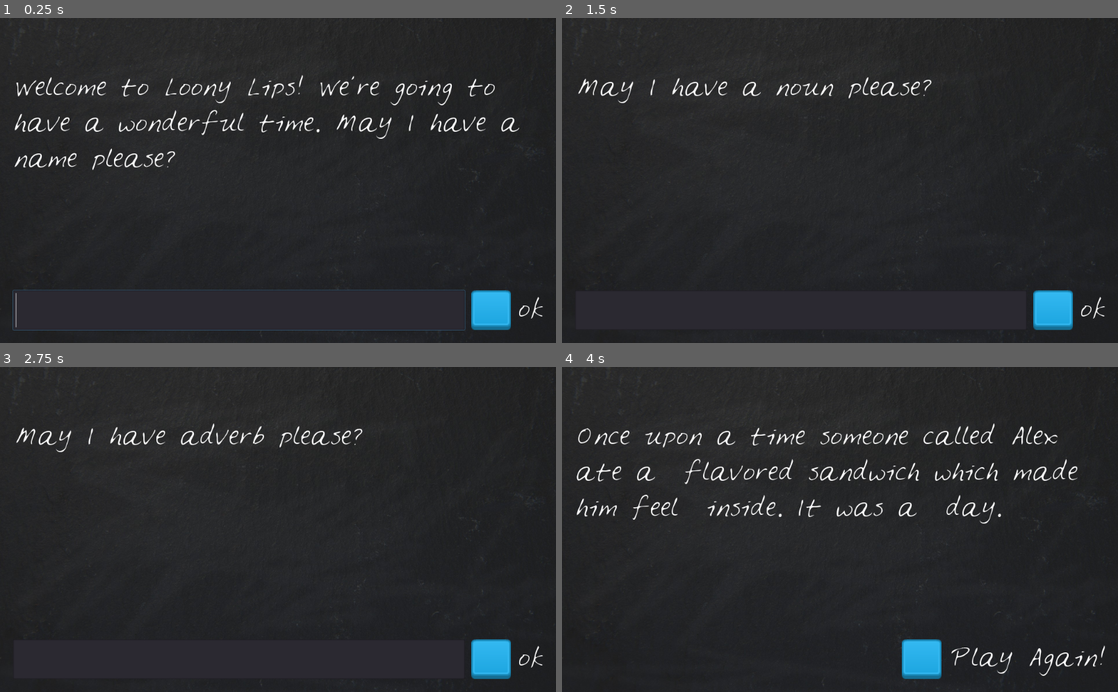
Above: before the commit, frames 1-4 (two rows, left to right).
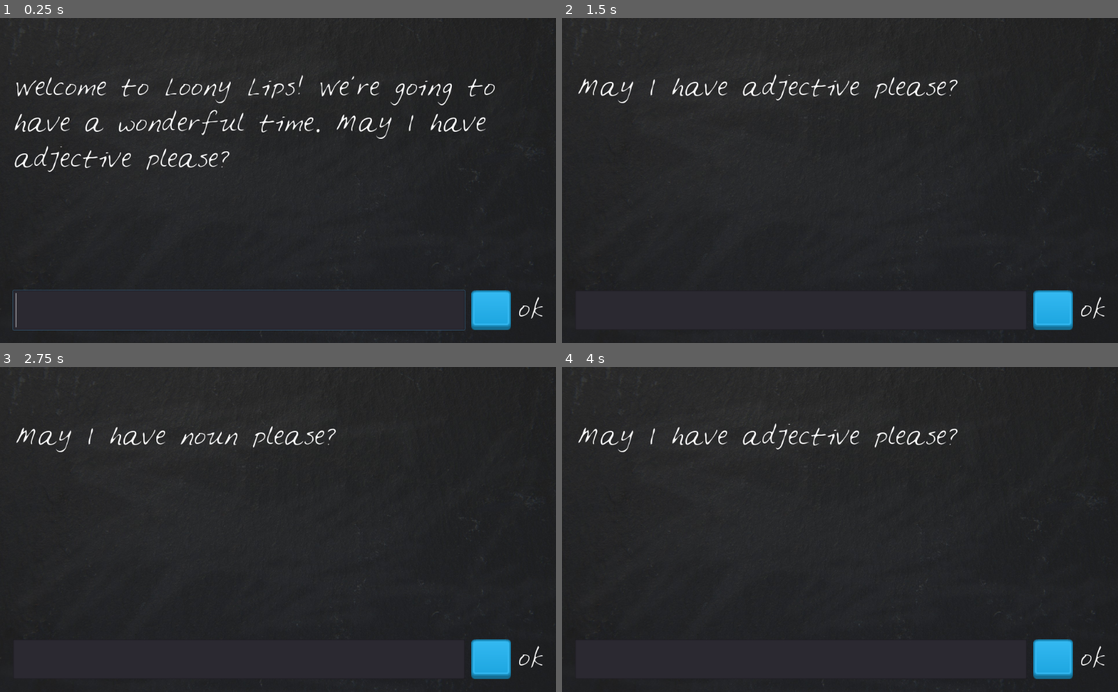
Above: after the commit, the same moments.

Repository: Roopaish/Godot-Game-Development
Game: Godot game, scene res://LoonyLips.tscn
Same seed, same stepped clock (60 frames per second), same inputs: the game is played once before the commit and once after it.
Inputs (mouse positions are in pixels of both pictures, inside the frame that each line leads up to):
- Up to frame 1 (0.25 s): no input
- Up to frame 2 (1.5 s): click (801, 310) at 0.52 s; type "Alex" at 0.6 s; click (1051, 310) at 1.25 s
- Up to frame 3 (2.75 s): click (489, 659) at 2 s
- Up to frame 4 (4 s): click (1051, 659) at 2.75 s; tap Enter at 3.5 s

The runs differ from the first frame. In frame 1, 0.8% of the frame differs, in the area x 2-94%, y 30-48%; in frame 2, 0.7%; in frame 3, 0.7%; in frame 4, 5.5%, in the area x 2-98%, y 17-97%.

Commit message:
Dictionary, story templates

Diff:
--- a/Loony Lips/LoonyLips.gd
+++ b/Loony Lips/LoonyLips.gd
@@ -1,17 +1,35 @@
 extends Control
 
 var player_words = []
-var prompts = ["a name", "a noun", "adverb", "adjective"]
-var story = "Once upon a time someone called %s ate a %s flavored sandwich which made him feel %s inside. It was a %s day."
+var template = [
+		{
+			"prompts": ["a name", "a noun", "adverb", "adjective"],
+			"story": "Once upon a time someone called %s ate a %s flavored sandwich which made him feel %s inside. It was a %s day.",
+		},
+		{
+			"prompts": ["a noun", "a name", "adjective", "another name"],
+			"story":"There once was a %s called %s who searched far and wide for mythical %s noun of %s"
+		},
+		{
+			"prompts": ["adjective", "adjective", "noun", "adjective", "adjective", "verb", "verb","verb","adjective","verb"],
+			"story": "Yesterday, my friend and I went to the park. On our way to the %s park, we saw big %s balloons tied to a %s. Once we got to the %s park, the sky turned %s. It started to %s and %s. My friend and I %s all the way home. Tomorrow we will try to go to the %s park again and hopefully it doesnt %s!"
+		}
+		]
+
+var current_story
 
 onready var PlayerText = $VBoxContainer/HBoxContainer/PlayerText
 onready var DisplayText = $VBoxContainer/DisplayText
 
 func _ready():
+	set_current_story()
 	DisplayText.text = "Welcome to Loony Lips! We're going to have a wonderful time. "
 	check_player_words_length()
 	PlayerText.grab_focus()
 
+func set_current_story():
+	randomize()
+	current_story = template[randi() % template.size()]
 
 func _on_PlayerText_text_entered(new_text):
 	add_to_player_words()
@@ -31,7 +49,7 @@
 
 
 func is_story_done():
-	return player_words.size() == prompts.size()
+	return player_words.size() == current_story.prompts.size()
 
 func check_player_words_length():
 	if is_story_done():
@@ -40,10 +58,10 @@
 		prompt_player()
 
 func tell_story():
-	DisplayText.text = story % player_words
+	DisplayText.text = current_story.story % player_words
 
 func prompt_player():
-	DisplayText.text += "May I have " + prompts[player_words.size()] + " please?"
+	DisplayText.text += "May I have " + current_story.prompts[player_words.size()] + " please?"
 
 func end_game():
 	PlayerText.queue_free()
Not shown, changed: README.md
